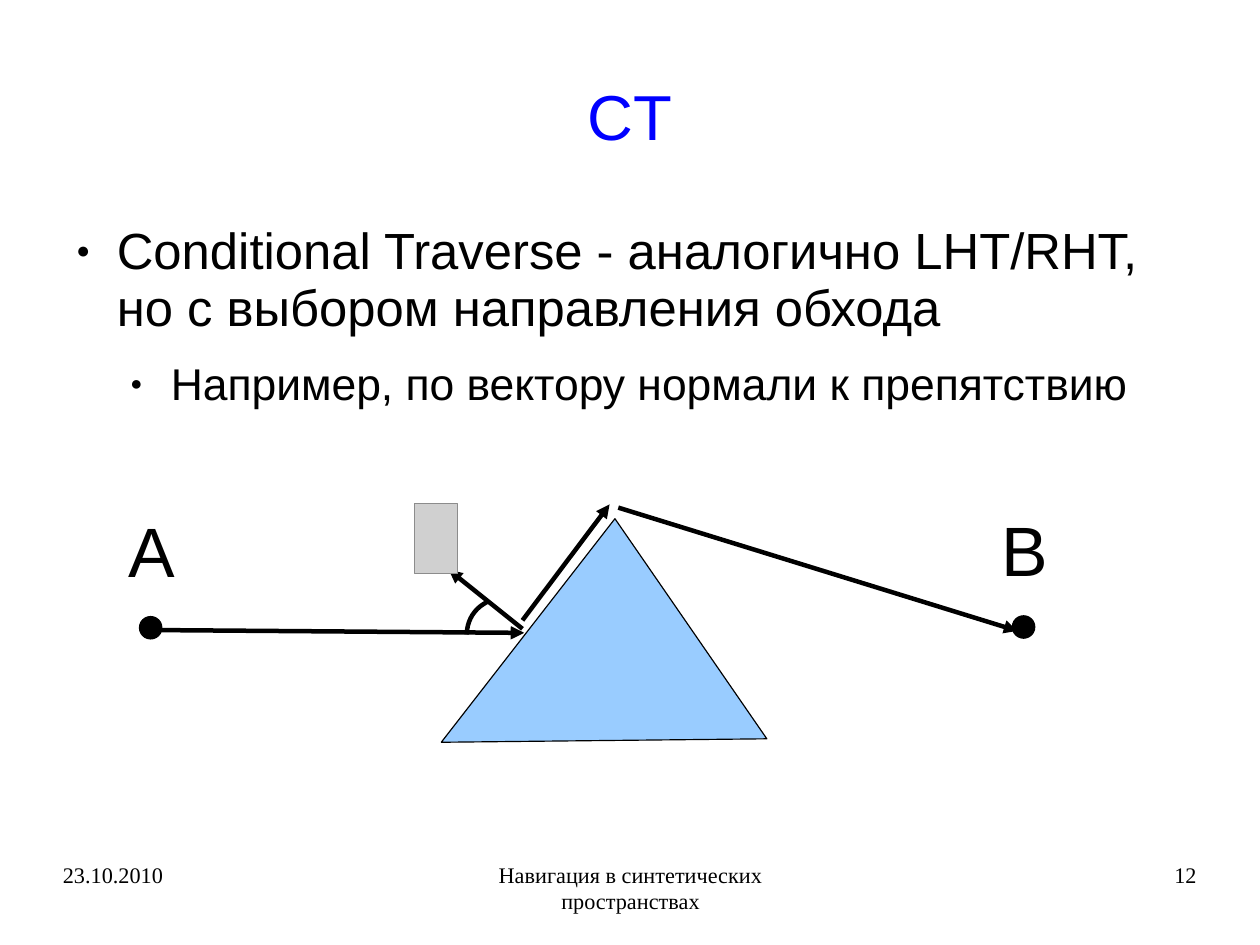
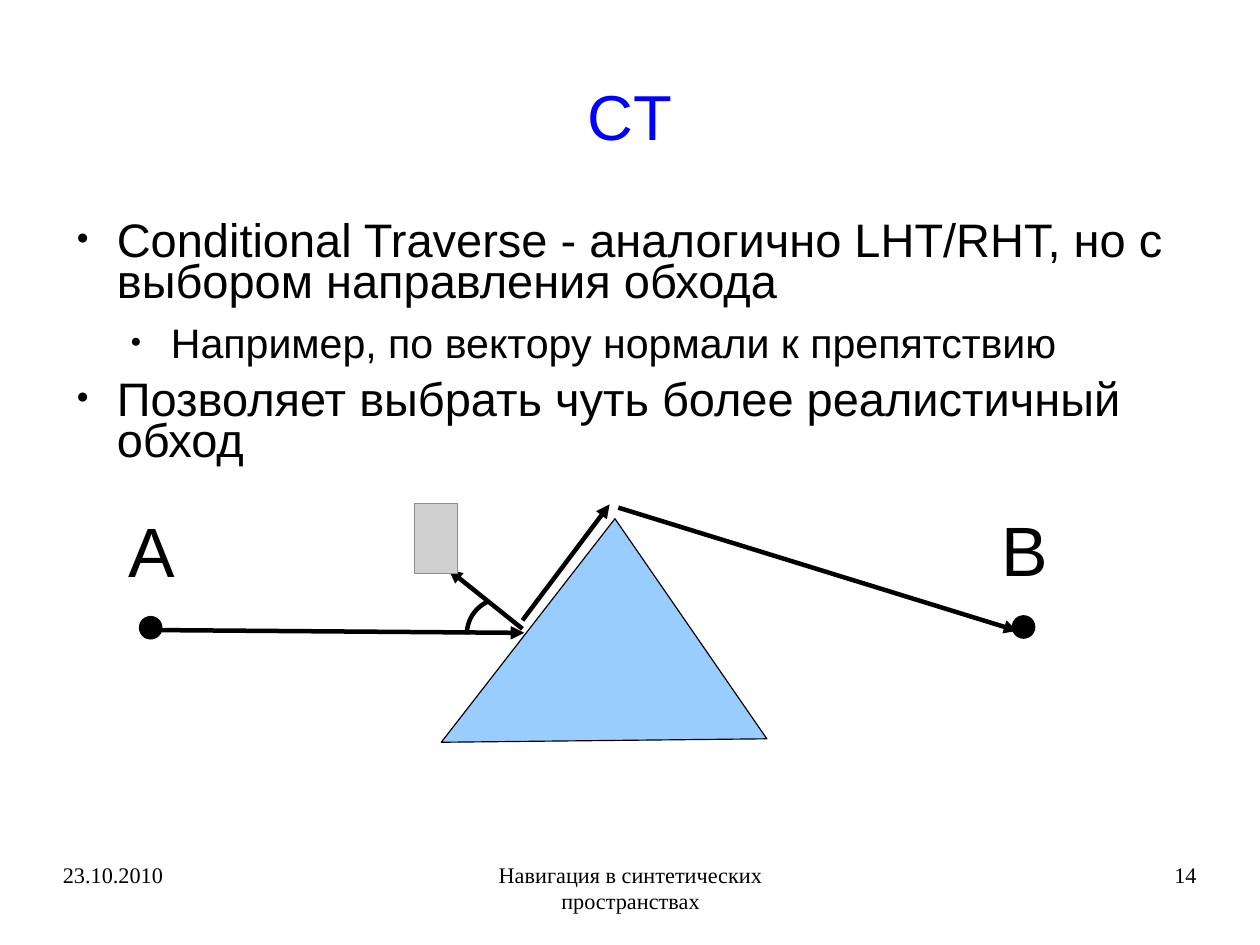
Before and after one commit to rutsky/semester09, a slide deck: slide 14 of Artificial_intelligence/Navigation_in_synthetic_space/50572_Rutsky_Navigation_in_synthetic_space.ppt (slide 12 before the commit). Drawn at 1260x945 pixels with LibreOffice and Linux fonts; fonts in the diff are those of the drawing; grey boxes stand for pictures. Boxes give left, top, right and bottom in pixels: in the first picture for what was removed or moved away, otherwise in the second. Text is boxed around its words. In the diff, an @@ line names an element or a change of style, - is before the commit and + after.

```diff
--- a/Artificial_intelligence/Navigation_in_synthetic_space/50572_Rutsky_Navigation_in_synthetic_space.ppt
+++ b/Artificial_intelligence/Navigation_in_synthetic_space/50572_Rutsky_Navigation_in_synthetic_space.ppt
@@ text at <box>117,223,1162,366</box>: size 32 to 29.6 pt in "Conditional Traverse - аналогично LHT/RHT, но с ..."; size 28 to 25.9 pt in "Например, по вектору нормали к препятствию"; line spacing 0.93 to 0.73 @@
@@ text at <box>117,381,1121,466</box>: paragraph added @@
+● Позволяет выбрать чуть более реалистичный обход
@@ page number at <box>1174,868,1196,883</box>: text changed @@
-12
+14
```
Also in this commit, not shown: 19 other slides changed, 4 slides added, 2 other files.
